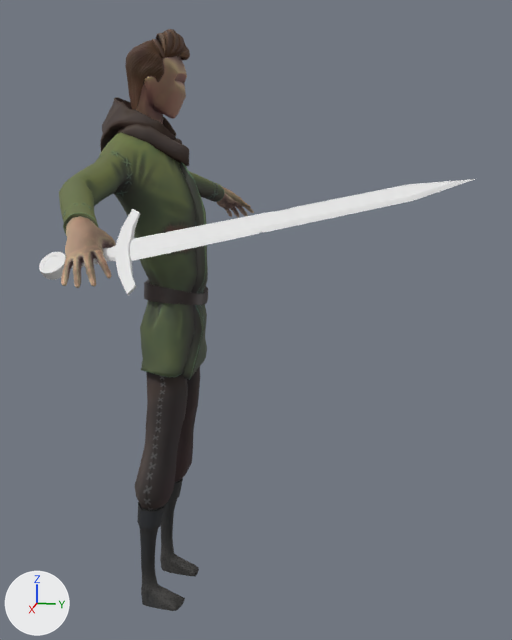
The Blender file Mhmd/Blender/Character/3rd Person/Loco_Items/OneHanded.blend: old version first, new version second.
The view is the same before and after, from a camera (50 mm lens) standing at (2.073, 0.682, 1.483) and looking at (-0.004, 0.266, 0.964). Every picture has the same lights, and +X, +Y and +Z are marked at lower left.

Objects in the first picture: 'mc_body.001', 'mc_clothing.003', 'mc_clothing.004', 'sword'.
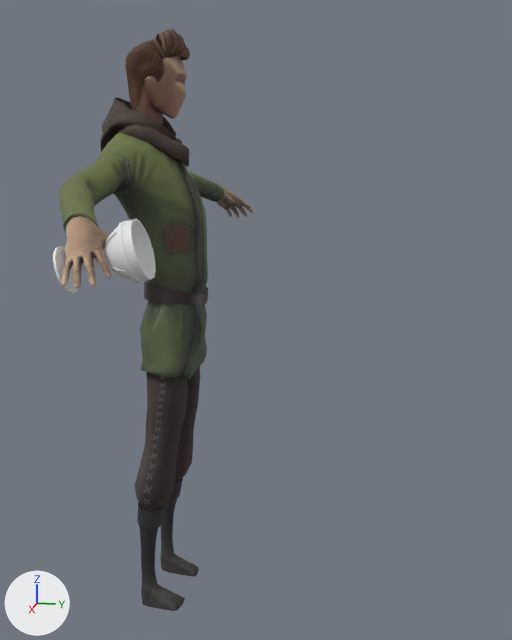
Pixel boxes [x1, y1, x2, y2] of what changed, in the pictures (512 x 640 px):
'sword', hidden
    before: [39, 179, 475, 296]
'Goblet', added
    after: [53, 219, 156, 294]

The change, as a list of edits to the scene's bpy script:
```text
Add mat_goblet_mat_001:
    mat_goblet_mat_001 = principled_material('Goblet_Mat.001')
    mat_goblet_mat_001.base_color = (0.8, 0.8, 0.8)  # white #e7e7e7
Add me_cylinder_019:
    me_cylinder_019.from_pydata(...)  # 482 vertices, 432 faces; spans x -0.056..0.095, y -0.058..0.078, z -0.068..0.132
    me_cylinder_019.materials.append(mat_goblet_mat_001)  # its picture is missing
Change ob_sword:
    add ob_sword.hide_set(True)
Add ob_goblet:
    ob_goblet = bpy.data.objects.new('Goblet', me_cylinder_019)
    ob_goblet.location = (0.667, 0.035, 1.249)
    ob_goblet.rotation_euler = (-1.144, 0.488, 0.464)  # degrees (-66, 28, 27)
```
